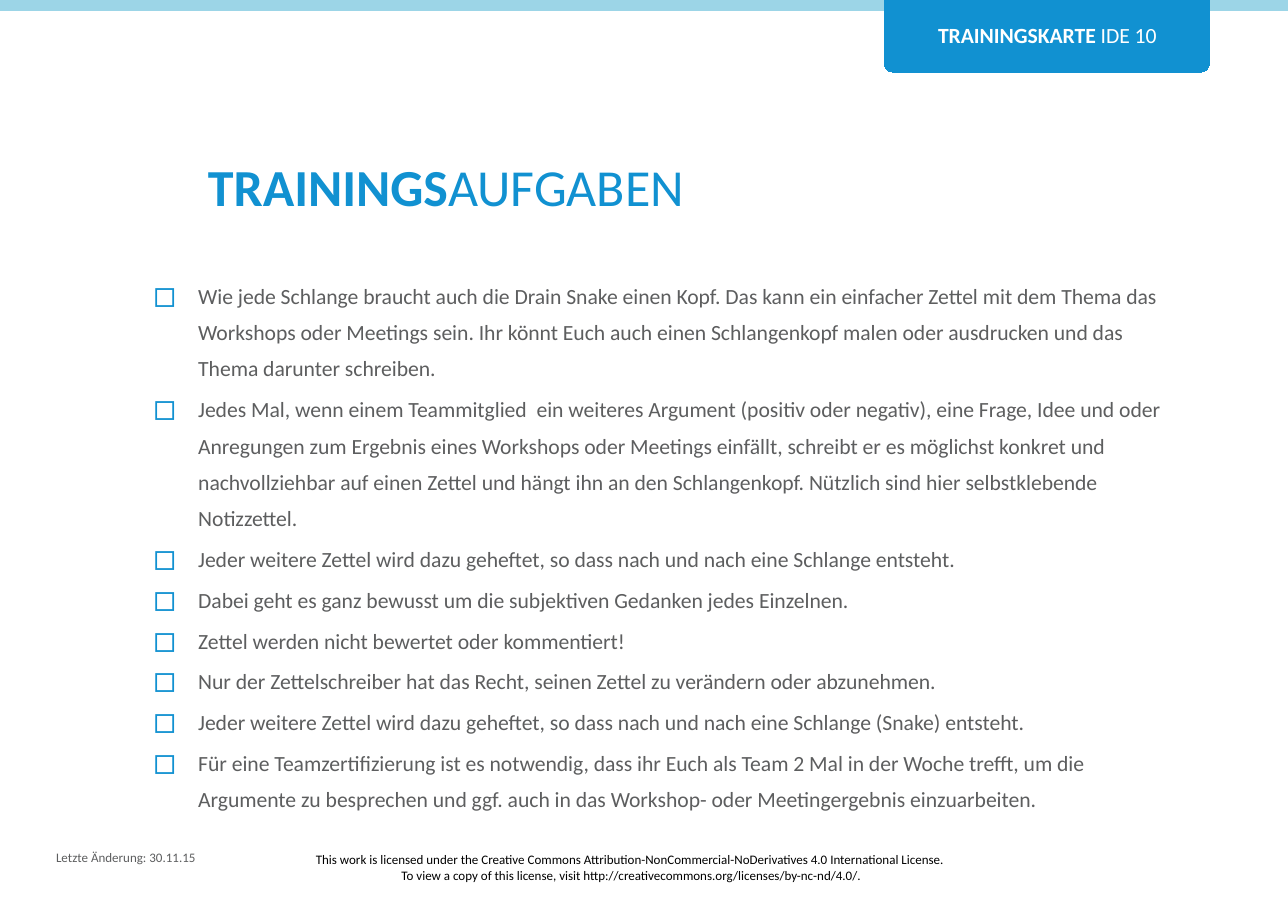
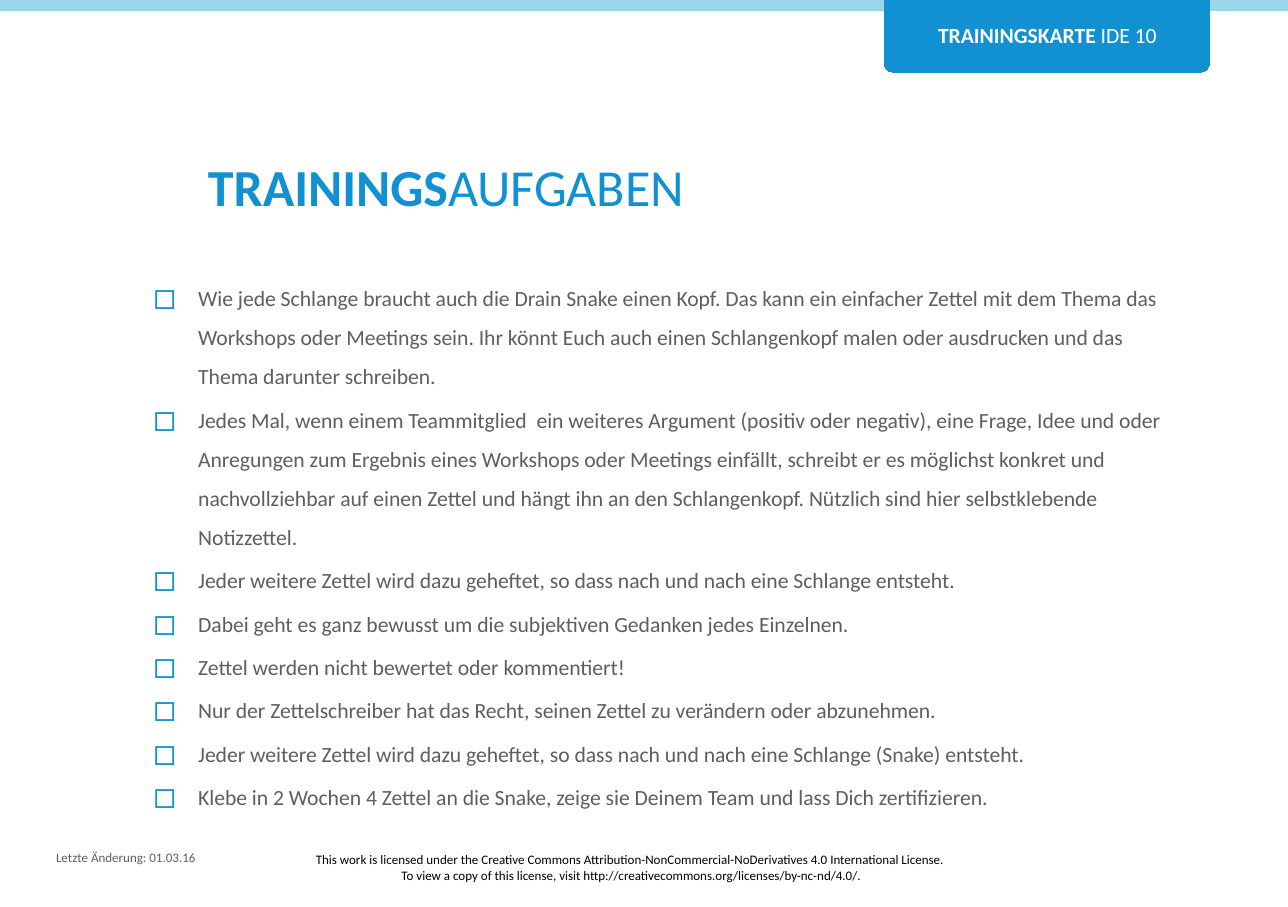
Before and after one commit to Teamtool/training-materials, a slide deck: slide 2 of training-cards/agile moves/Ideas (IDE)/ger/apprentice/ger_IDE_10_Drain_Snake_AM_A.pptx. Drawn at 1288x907 pixels with LibreOffice and Linux fonts; fonts in the diff are those of the drawing; background and template pictures are left out. Boxes give left, top, right and bottom in pixels: in the first picture for what was removed or moved away, otherwise in the second. Text is boxed around its words. In the diff, an @@ line names an element or a change of style, - is before the commit and + after.

```diff
--- a/training-cards/agile moves/Ideas (IDE)/ger/apprentice/ger_IDE_10_Drain_Snake_AM_A.pptx
+++ b/training-cards/agile moves/Ideas (IDE)/ger/apprentice/ger_IDE_10_Drain_Snake_AM_A.pptx
@@ text at bbox=[198, 291, 1160, 766]: line spacing 1.4 to 1.5 @@
@@ text at bbox=[198, 790, 988, 809]: text changed @@
-◻ Für eine Teamzertifizierung ist es notwendig, dass ihr Euch als Team 2 Mal in der Woche trefft, um die Argumente zu besprechen und ggf. auch in das Workshop- oder Meetingergebnis einzuarbeiten.
+◻ Klebe in 2 Wochen 4 Zettel an die Snake, zeige sie Deinem Team und lass Dich zertifizieren.
@@ text at bbox=[56, 851, 195, 864]: text changed @@
-Letzte Änderung: 30.11.15
+Letzte Änderung: 01.03.16
```
Also in this commit, not shown: 1 other file.
